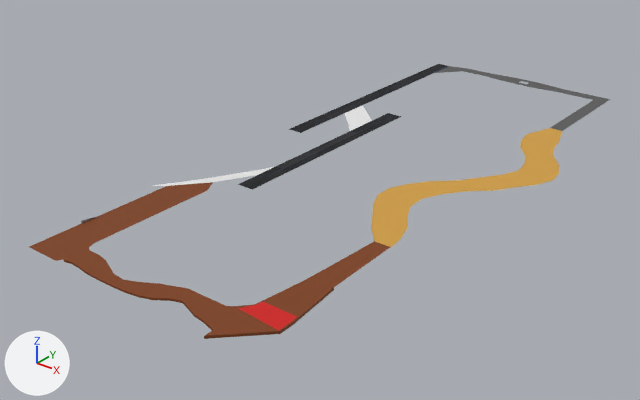
A saved change to the OBJ model MadMetal/Assets/Models/trackv2ground.obj.
Before and after are seen from a 50 mm lens placed at (983.0, -2495.0, 952.0), pointed at (-359.0, -818.0, -88.0). Every picture has the same lights, and +X, +Y and +Z are marked at lower left. Where no turn or scale is listed for an object, it has been applied to the vertices. Vertices at the same position are counted once.
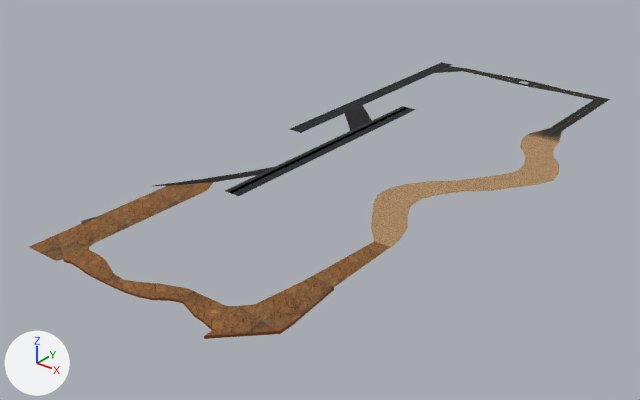
Commit message: added ground Models

What differs and where, as boxes [x1, y1, x2, y2] in the pictures (640 x 400 px; the box of a moved part takes in the faces that stretch with it):
'Grid.001', surface changed, reshaped (orange to brown)
    before: [29, 64, 610, 339]
    after: [29, 62, 610, 339]
part 1 of me_grid_001, moved or reshaped
    before: [238, 64, 449, 190]
    after: [225, 62, 452, 196]
part 2 of me_grid_001, built on
    before: [525, 81, 610, 108]
    after: [509, 78, 610, 108]
part 3 of me_grid_001, built on
    both: [528, 128, 562, 142]
part 4 of me_grid_001, surface changed
    both: [30, 182, 390, 335]
part 5 of me_grid_001, recoloured (orange to brown)
    both: [371, 134, 559, 247]
part 6 of me_grid_001, recoloured (red to brown)
    both: [238, 302, 297, 330]
part 7 of me_grid_001, recoloured (grey to black)
    both: [463, 69, 607, 131]
part 8 of me_grid_001, recoloured
    both: [435, 66, 467, 73]
part 9 of me_grid_001, recoloured (white to black)
    both: [153, 105, 372, 186]

The change, as a list of edits to the scene's bpy script:
```text
Change mat_material_002:
    remove mat_material_002.base_color = (0.207, 0.0476, 0.00521)  # brown #7e3e10
    add mat_material_002.texture = img_striated_rock_4788_jpg
Change mat_material_003:
    remove mat_material_003.base_color = (0.102, 0.102, 0.102)  # dark grey #5a5a5a
    add mat_material_003.texture = img_road4_jpg
Add mat_material_003_asphalt_texture441_jpg:
    mat_material_003_asphalt_texture441_jpg = principled_material('Material.003_asphalt_texture441.jpg')
    mat_material_003_asphalt_texture441_jpg.texture = img_asphalt_texture441_jpg
    mat_material_003_asphalt_texture441_jpg.roughness = 0.693
Add mat_none_road3_jpg:
    mat_none_road3_jpg = principled_material('None_road3.jpg')
    mat_none_road3_jpg.texture = img_road3_jpg
    mat_none_road3_jpg.roughness = 1.0
Add mat_material_001_desert_ground3_jpg:
    mat_material_001_desert_ground3_jpg = principled_material('Material.001_desert_ground3.jpg')
    mat_material_001_desert_ground3_jpg.texture = img_desert_ground3_jpg
    mat_material_001_desert_ground3_jpg.roughness = 0.693
Change me_grid_001:
    remove me_grid_001.from_pydata(...)  # 5430 vertices, 4770 faces; spans x -634.0..152.0, y -1550.0..210.0, z -12.0..8.0
    add me_grid_001.from_pydata(...)  # 5510 vertices, 4786 faces; spans x -634.0..152.0, y -1550.0..210.0, z -12.0..8.0
    me_grid_001 part 1: 6 vertices moved from x -585.0..-415.0, y -1002.0..29.0, z 0.0 to x -590.0..-415.0, y -1070.0..5.0, z 0.0; 133 vertices removed from x -615.0..-415.0, y -1020.0..184.0, z 0.0; 140 vertices added at x -615.0..-415.0, y -1070.0..205.0, z 0.0
    me_grid_001 part 2: 25 vertices removed from x -260.0..20.0, y 115.0..210.0, z 0.0; 87 vertices added at x -320.0..20.0, y 125.0..210.0, z 0.0
    me_grid_001 part 3: 2 vertices moved from x -28.0..28.0, y -178.0, z 0.0 to x -50.0..50.0, y -244.0, z 0.0; 4 vertices removed from x -42.0..42.0, y -222.0..-200.0, z 0.0; 15 vertices added at x -44.0..44.0, y -244.0, z 0.0
    me_grid_001 part 4: 4542 kept faces spanning x -634.0..152.0, y -1550.0..210.0, z -12.0..0.0 get new texture (UV) coordinates
    me_grid_001 part 5: 1985 faces spanning x -152.0..152.0, y -1050.0..-244.0, z 0.0 switch from mat_material_001_none (orange #d19e42) to mat_material_001_desert_ground3_jpg (picture img_desert_ground3_jpg)
    me_grid_001 part 6: 5 faces spanning x -65.0..47.0, y -1450.0..-1392.0, z 0.0 switch from mat_material_006 (red #d11512) to mat_material_002 (picture img_striated_rock_4788_jpg)
    me_grid_001 part 7: 1164 faces spanning x -500.0..20.0, y -156.0..210.0, z 0.0 switch from mat_material_003 (dark grey #5a5a5a) to mat_material_003_asphalt_texture441_jpg (picture img_asphalt_texture441_jpg)
    me_grid_001 part 8: 1 face spanning x -568.0..-500.0, y 80.0..200.0, z 0.0 switches from mat_material_003 (dark grey #5a5a5a) to mat_material_003_road3_jpg (picture img_road3_jpg)
    me_grid_001 part 9: 80 faces spanning x -634.0..-465.0, y -1167.0..-340.0, z 0.0 switch from mat_null (white #e7e7e7) to mat_none_road3_jpg (picture img_road3_jpg)
    add me_grid_001.materials.append(mat_material_002_none)  # brown #7e3e10
    add me_grid_001.materials.append(mat_material_003_road3_jpg)  # picture img_road3_jpg
```
